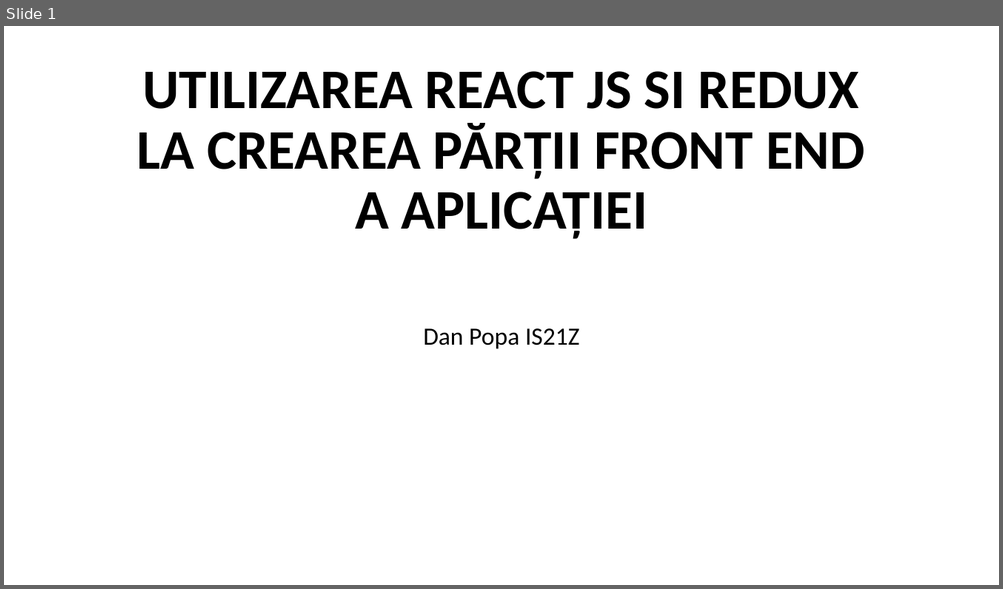
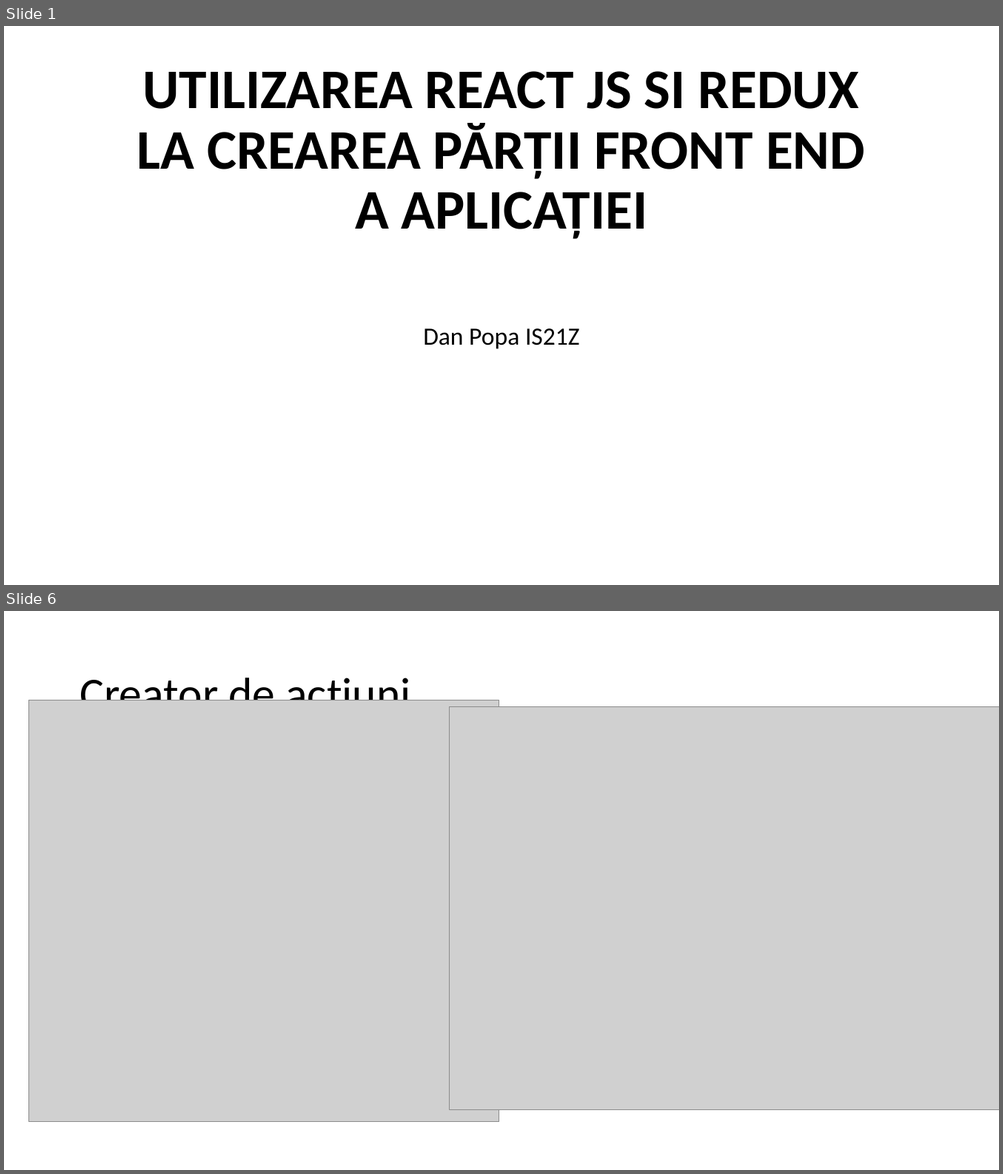
Before and after one commit to cubbK/teza-an2, a slide deck: TezaDanPopaPrezentare.pptx. Shown one above the other, each under a label of ours: slide 1 before the commit, slides 1 and 6 after it; the slides between them are not shown. The pictures are 1003x589 and 1003x1174 pixels, drawn with LibreOffice and Linux fonts; fonts in the diff are those of the drawing; grey boxes stand for pictures. Boxes give left, top, right and bottom in pixels: in the first picture for what was removed or moved away, otherwise in the second. Text is boxed around its words. In the diff, an @@ line names an element or a change of style, - is before the commit and + after.

```diff
--- a/TezaDanPopaPrezentare.pptx
+++ b/TezaDanPopaPrezentare.pptx
@@ slide 6 added at [4,611,999,1170], background #FFFFFF @@
@@ title added at [79,672,410,701], 44 pt, text #000000 @@
+Creator de acțiuni
@@ picture added at [29,701,499,1122] @@
@@ picture added at [449,706,999,1111] @@
```
Also in this commit, not shown: 1 slide changed, 7 other slides added, 1 slide removed, 2 other files.
